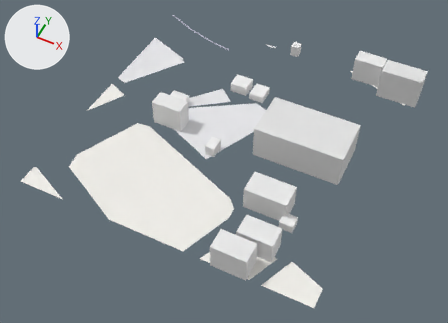
The glTF model white-model-six-districts/chunks/109_111_mid.glb as it was, and as the next commit left it.
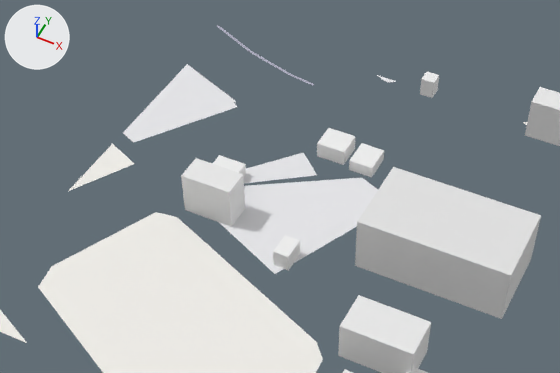
Each version appears first whole from a 50 mm camera at (-4924.0, -5425.0, 772.0) aimed at (-5236.0, -4802.0, -7.0), and next in a close-up on the part from 10% to 83% of the width and 0% to 67% of the height. The lights are fixed; the arrows at upper left show +X, +Y and +Z. The first two pictures are the older version. Vertices at exactly the same position are counted once.

The older version as bpy lines, for what is in view:
```python
me_mesh_0 = bpy.data.meshes.new('Mesh_0')
me_mesh_0.from_pydata(...)  # 183 vertices, 184 faces; spans x -5504.0..-4982.0, y -5003.0..-4494.0, z 9.0..70.0
me_mesh_0.materials.append(mat_material_0)
ob_mesh_0 = bpy.data.objects.new('Mesh_0', me_mesh_0)
ob_mesh_0.location = (0.0, 0.0, 0.0)
```
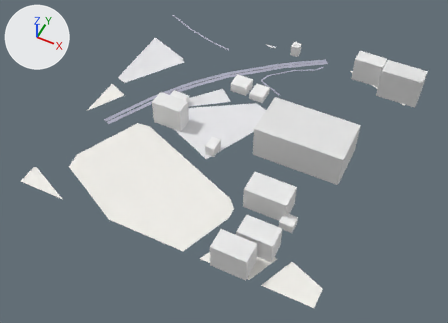
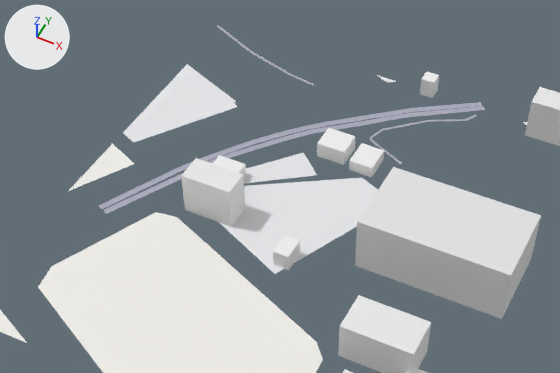
Where the change shows, as pixel boxes (x1, y1, x2, y2) in the close-ups (560 x 373 px):
part 1 of me_mesh_0, added: after (99, 102, 485, 214)

Diff of the bpy script that builds the scene:
```diff
--- a/white-model-six-districts/chunks/109_111_mid.glb.py
+++ b/white-model-six-districts/chunks/109_111_mid.glb.py
@@ me_mesh_0 @@
 # used by ob_mesh_0; location = (0.0, 0.0, 0.0)
-me_mesh_0.from_pydata(...)  # 183 vertices, 184 faces; spans x -5504.0..-4982.0, y -5003.0..-4494.0, z 9.0..70.0
+me_mesh_0.from_pydata(...)  # 275 vertices, 230 faces; spans x -5504.0..-4982.0, y -5003.0..-4492.0, z 9.0..70.0
+# me_mesh_0 part 1
+# 67 vertices are added at x -5460.0..-5163.0, y -4825.0..-4492.0, z 9.0..18.0
+# 11 new vertices lie (6.0, -4.0, 0.0) away from vertices in x -5460.0..-5325.0, y -4825.0..-4624.0, z 11.0..18.0
+# 8 new vertices lie (5.0, -5.0, 0.0) away from vertices in x -5364.0..-5172.0, y -4669.0..-4492.0, z 9.0..17.0
+# 6 new vertices lie (4.0, -5.0, 0.0) away from vertices in x -5324.0..-5233.0, y -4624.0..-4546.0, z 17.0
+# 46 new faces join them
 me_mesh_0.materials.append(mat_material_0)
```
